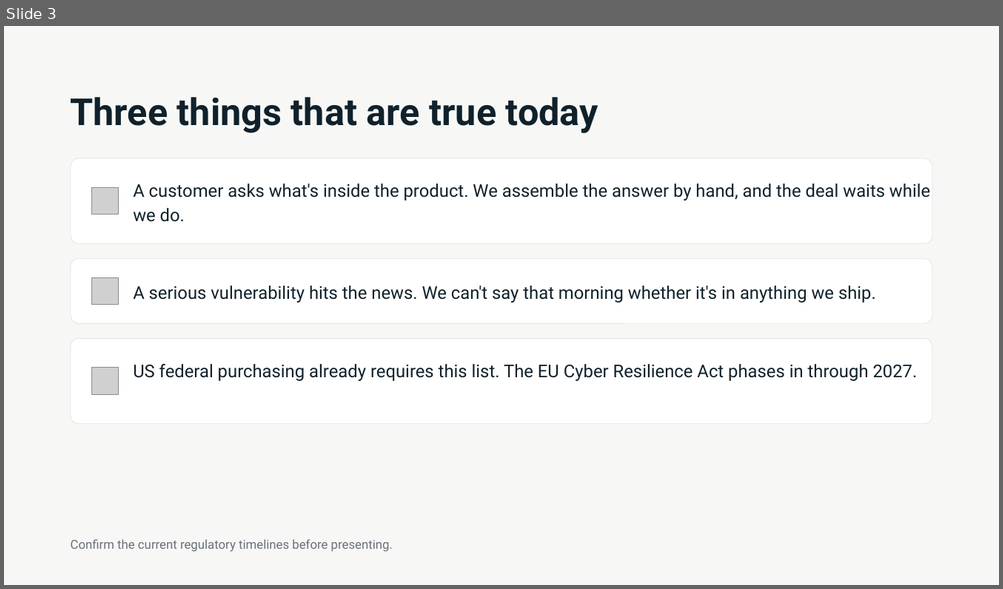
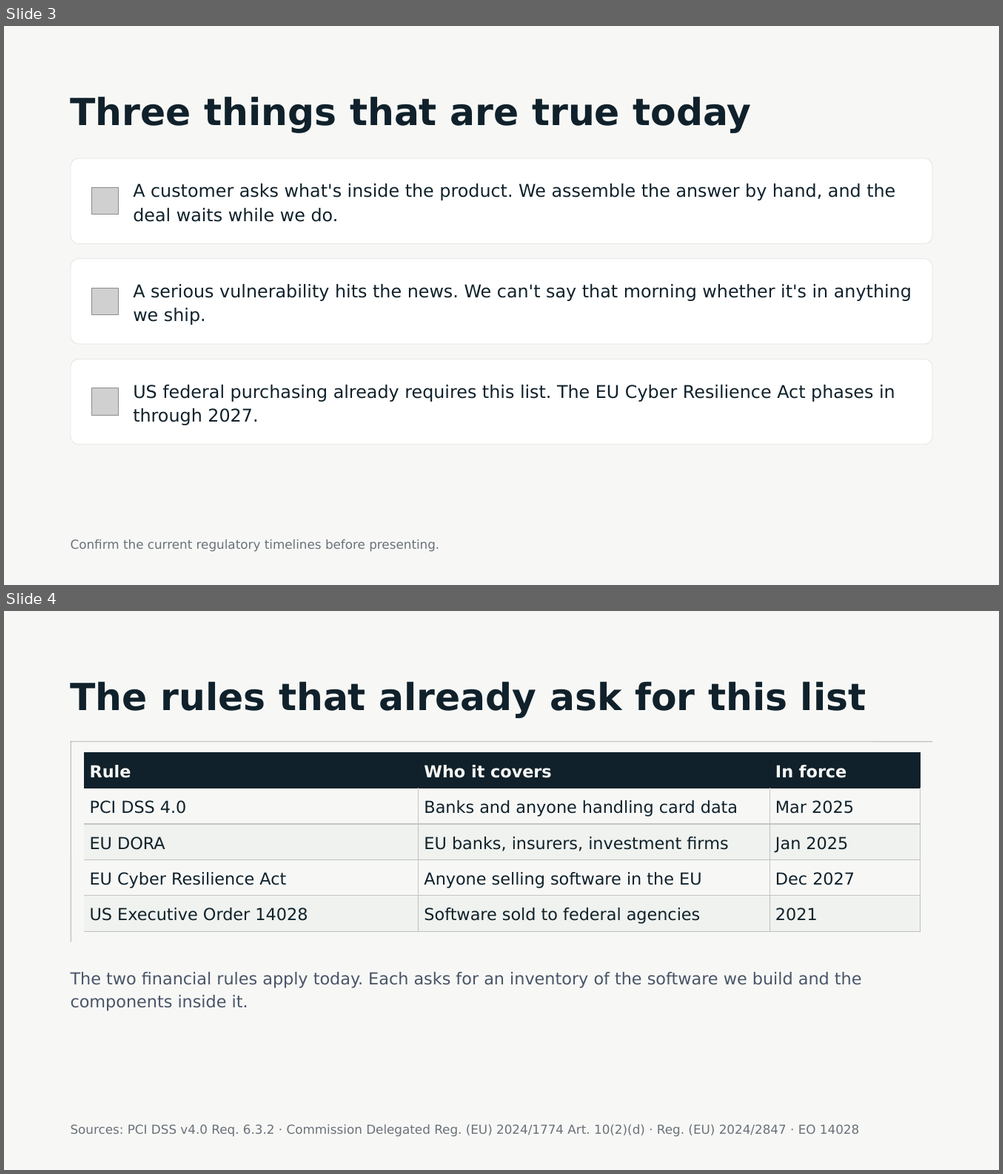
Before and after one commit to aesir-oss/pixi-sbom, a slide deck: docs/presentations/executive/pixi-sbom-executive.pptx. Shown one above the other, each under a label of ours: slide 3 before the commit, slides 3 and 4 after it. The pictures are 1003x589 and 1003x1174 pixels, drawn with LibreOffice and Linux fonts; fonts in the diff are those of the drawing; grey boxes stand for pictures. Boxes give left, top, right and bottom in pixels: in the first picture for what was removed or moved away, otherwise in the second. Text is boxed around its words. In the diff, an @@ line names an element or a change of style, - is before the commit and + after.

```diff
--- a/docs/presentations/executive/pixi-sbom-executive.pptx
+++ b/docs/presentations/executive/pixi-sbom-executive.pptx
@@ slide 4 added at [4,611,999,1170], background #F7F8F6 @@
@@ title added at [71,681,866,718], 36 pt, text #10212B, bold @@
+The rules that already ask for this list
@@ line added from (71, 741) to (932, 741), #141413 1 pt @@
@@ line added from (71, 741) to (71, 943), #141413 1 pt @@
@@ table added at [84,753,920,932], 5 rows, 3 columns @@
+Rule | Who it covers | In force
+PCI DSS 4.0 | Banks and anyone handling card data | Mar 2025
+EU DORA | EU banks, insurers, investment firms | Jan 2025
+EU Cyber Resilience Act | Anyone selling software in the EU | Dec 2027
+US Executive Order 14028 | Software sold to federal agencies | 2021
@@ text added at [71,972,862,1011], 16 pt, text #4A5568 @@
+The two financial rules apply today. Each asks for an inventory of the software we build and the components inside it.
@@ text added at [71,1125,859,1137], 12 pt, text #6A7179 @@
+Sources: PCI DSS v4.0 Req. 6.3.2 · Commission Delegated Reg. (EU) 2024/1774 Art. 10(2)(d) · Reg. (EU) 2024/2847 · EO 14028
@@ slide 3 changed as well @@
@@ font Roboto to DejaVu Sans in 5 elements at [133,184,895,222], [133,284,911,325], [133,385,895,426], [71,540,439,552], [71,96,751,133] @@
@@ rounded rectangle: place and size @@
-rounded rectangle at [71,259,932,323]
+rounded rectangle at [71,259,932,344]
@@ rounded rectangle at [71,259,932,344]: proportions changed @@
@@ picture: place and size @@
-picture at [91,278,118,304]
+picture at [91,288,118,315]
@@ 1 picture, 1 text, 1 rounded rectangle: place and size @@
-1 picture, 1 text, 1 rounded rectangle at [71,338,932,423]
+1 picture, 1 text, 1 rounded rectangle at [71,360,932,445]
```
Also in this commit, not shown: 8 other slides changed, 16 other files.
